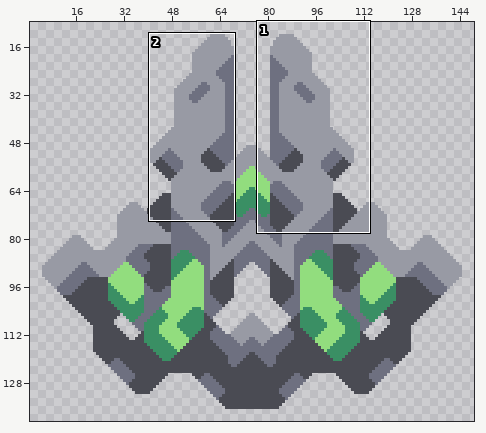
One commit to this sprite sheet: assets/sprites/units/rail.png. Above, an overview of the earlier version with the close-up marked.
Close-up. First the earlier version:
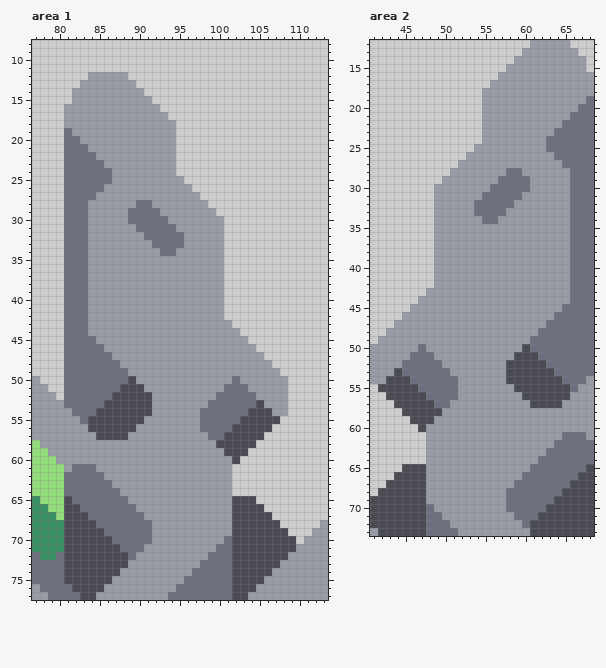
The file is 150x150 pixels. Shown: area 1: x 77..113, y 8..77; area 2: x 41..68, y 12..73. The wide view leaves out empty margins.
Now the later version:
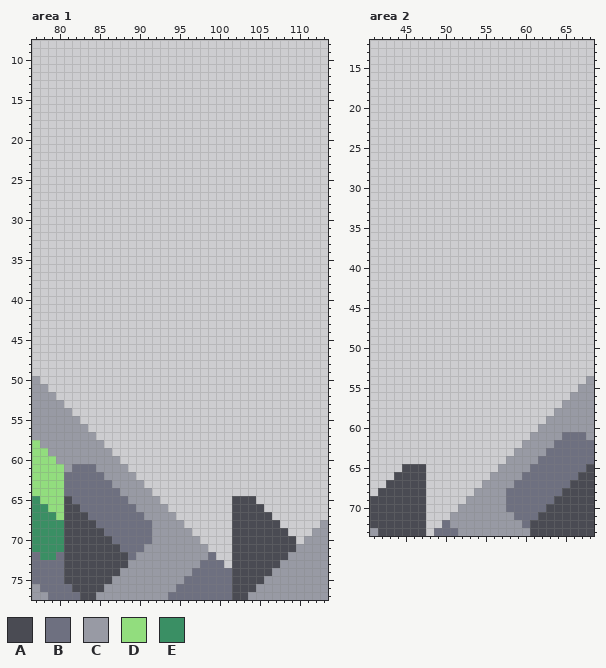
Palette (. is transparent): A #4a4b53  B #6e7080  C #989aa4  D #92dd7e  E #3a8f64
The exact change:
Area 1:
y 12: x 84..88 CCCCC -> .....
y 13: x 83..89 CCCCCCC -> .......
y 14: x 82..90 CCCCCCCCC -> .........
y 15: x 82..91 CCCCCCCCCC -> ..........
y 16: x 81..92 CCCCCCCCCCCC -> ............
y 17: x 81..93 CCCCCCCCCCCCC -> .............
y 18: x 81..94 CCCCCCCCCCCCCC -> ..............
y 19: x 81..94 BCCCCCCCCCCCCC -> ..............
y 20: x 81..94 BBCCCCCCCCCCCC -> ..............
y 21: x 81..94 BBBCCCCCCCCCCC -> ..............
y 22: x 81..94 BBBBCCCCCCCCCC -> ..............
y 23: x 81..94 BBBBBCCCCCCCCC -> ..............
y 24: x 81..94 BBBBBBCCCCCCCC -> ..............
y 25: x 81..95 BBBBBBCCCCCCCCC -> ...............
y 26: x 81..96 BBBBBCCCCCCCCCCC -> ................
y 27: x 81..97 BBBBCCCCCCCCCCCCC -> .................
y 28: x 81..98 BBBCCCCCCBBCCCCCCC -> ..................
y 29: x 81..99 BBBCCCCCBBBBCCCCCCC -> ...................
y 30: x 81..100 BBBCCCCCBBBBBCCCCCCC -> ....................
y 31: x 81..100 BBBCCCCCCBBBBBCCCCCC -> ....................
y 32: x 81..100 BBBCCCCCCCBBBBBCCCCC -> ....................
y 33: x 81..100 BBBCCCCCCCCBBBBCCCCC -> ....................
y 34: x 81..100 BBBCCCCCCCCCBBCCCCCC -> ....................
y 35..42: x 81..100 BBBCCCCCCCCCCCCCCCCC -> ....................
y 43: x 81..101 BBBCCCCCCCCCCCCCCCCCC -> .....................
y 44: x 81..102 BBBCCCCCCCCCCCCCCCCCCC -> ......................
y 45: x 81..103 BBBBCCCCCCCCCCCCCCCCCCC -> .......................
y 46: x 81..104 BBBBBCCCCCCCCCCCCCCCCCCC -> ........................
y 47: x 81..105 BBBBBBCCCCCCCCCCCCCCCCCCC -> .........................
y 48: x 81..106 BBBBBBBCCCCCCCCCCCCCCCCCCC -> ..........................
y 49: x 81..107 BBBBBBBBCCCCCCCCCCCCCCCCCCC -> ...........................
y 50: x 81..108 BBBBBBBBACCCCCCCCCCCCBCCCCCC -> ............................
y 51: x 81..108 BBBBBBBAAACCCCCCCCCCBBBCCCCC -> ............................
y 52: x 81..108 BBBBBBAAAAACCCCCCCCBBBBBCCCC -> ............................
y 53: x 81..108 BBBBBAAAAAACCCCCCCBBBBBBACCC -> ............................
y 54: x 82..108 BBBAAAAAAACCCCCCBBBBBBAAACC -> ...........................
y 55: x 83..107 BAAAAAAACCCCCCCBBBBBAAAAA -> .........................
y 56: x 84..106 AAAAAACCCCCCCCBBBBAAAAA -> .......................
y 57: x 85..105 AAAACCCCCCCCCCBBAAAAA -> .....................
y 58: x 86..104 CCCCCCCCCCCCCCAAAAA -> ...................
y 59: x 87..103 CCCCCCCCCCCCCCAAA -> .................
y 60: x 88..102 CCCCCCCCCCCCCCA -> ...............
y 61: x 89..101 CCCCCCCCCCCCC -> .............
y 62: x 90..101 CCCCCCCCCCCC -> ............
y 63: x 91..101 CCCCCCCCCCC -> ...........
y 64: x 92..101 CCCCCCCCCC -> ..........
y 65: x 93..101 CCCCCCCCC -> .........
y 66: x 94..101 CCCCCCCC -> ........
y 67: x 95..101 CCCCCCC -> .......
y 68: x 96..101 CCCCCC -> ......
y 69: x 97..101 CCCCC -> .....
y 70: x 98..101 CCCB -> ....
y 71: x 99..101 CBB -> ...
y 72: x 100..101 BB -> ..
y 73: x 101 B -> .
Area 2:
y 12: x 61..65 CCCCC -> .....
y 13: x 60..66 CCCCCCC -> .......
y 14: x 59..67 CCCCCCCCC -> .........
y 15: x 58..67 CCCCCCCCCC -> ..........
y 16: x 57..68 CCCCCCCCCCCC -> ............
y 17: x 56..68 CCCCCCCCCCCCC -> .............
y 18: x 55..68 CCCCCCCCCCCCCC -> ..............
y 19: x 55..68 CCCCCCCCCCCCCB -> ..............
y 20: x 55..68 CCCCCCCCCCCCBB -> ..............
y 21: x 55..68 CCCCCCCCCCCBBB -> ..............
y 22: x 55..68 CCCCCCCCCCBBBB -> ..............
y 23: x 55..68 CCCCCCCCCBBBBB -> ..............
y 24: x 55..68 CCCCCCCCBBBBBB -> ..............
y 25: x 54..68 CCCCCCCCCBBBBBB -> ...............
y 26: x 53..68 CCCCCCCCCCCBBBBB -> ................
y 27: x 52..68 CCCCCCCCCCCCCBBBB -> .................
y 28: x 51..68 CCCCCCCBBCCCCCCBBB -> ..................
y 29: x 50..68 CCCCCCCBBBBCCCCCBBB -> ...................
y 30: x 49..68 CCCCCCCBBBBBCCCCCBBB -> ....................
y 31: x 49..68 CCCCCCBBBBBCCCCCCBBB -> ....................
y 32: x 49..68 CCCCCBBBBBCCCCCCCBBB -> ....................
y 33: x 49..68 CCCCCBBBBCCCCCCCCBBB -> ....................
y 34: x 49..68 CCCCCCBBCCCCCCCCCBBB -> ....................
y 35..42: x 49..68 CCCCCCCCCCCCCCCCCBBB -> ....................
y 43: x 48..68 CCCCCCCCCCCCCCCCCCBBB -> .....................
y 44: x 47..68 CCCCCCCCCCCCCCCCCCCBBB -> ......................
y 45: x 46..68 CCCCCCCCCCCCCCCCCCCBBBB -> .......................
y 46: x 45..68 CCCCCCCCCCCCCCCCCCCBBBBB -> ........................
y 47: x 44..68 CCCCCCCCCCCCCCCCCCCBBBBBB -> .........................
y 48: x 43..68 CCCCCCCCCCCCCCCCCCCBBBBBBB -> ..........................
y 49: x 42..68 CCCCCCCCCCCCCCCCCCCBBBBBBBB -> ...........................
y 50: x 41..68 CCCCCCBCCCCCCCCCCCCABBBBBBBB -> ............................
y 51: x 41..68 CCCCCBBBCCCCCCCCCCAAABBBBBBB -> ............................
y 52: x 41..68 CCCCBBBBBCCCCCCCCAAAAABBBBBB -> ............................
y 53: x 41..68 CCCABBBBBBCCCCCCCAAAAAABBBBB -> ............................
y 54: x 41..67 CCAAABBBBBBCCCCCCAAAAAAABBB -> ...........................
y 55: x 42..66 AAAAABBBBBCCCCCCCAAAAAAAB -> .........................
y 56: x 43..65 AAAAABBBBCCCCCCCCAAAAAA -> .......................
y 57: x 44..64 AAAAABBCCCCCCCCCCAAAA -> .....................
y 58: x 45..63 AAAAACCCCCCCCCCCCCC -> ...................
y 59: x 46..62 AAACCCCCCCCCCCCCC -> .................
y 60: x 47..61 ACCCCCCCCCCCCCC -> ...............
y 61: x 48..60 CCCCCCCCCCCCC -> .............
y 62: x 48..59 CCCCCCCCCCCC -> ............
y 63: x 48..58 CCCCCCCCCCC -> ...........
y 64: x 48..57 CCCCCCCCCC -> ..........
y 65: x 48..56 CCCCCCCCC -> .........
y 66: x 48..55 CCCCCCCC -> ........
y 67: x 48..54 CCCCCCC -> .......
y 68: x 48..53 CCCCCC -> ......
y 69: x 48..52 CCCCC -> .....
y 70: x 48..51 BCCC -> ....
y 71: x 48..50 BBC -> ...
y 72: x 48..49 BB -> ..
y 73: x 48 B -> .
Boxes around the changes in both close-ups, in picture pixels (x1, y1, x2, y2):
erased: (64, 72, 288, 568)
erased: (370, 40, 594, 536)
